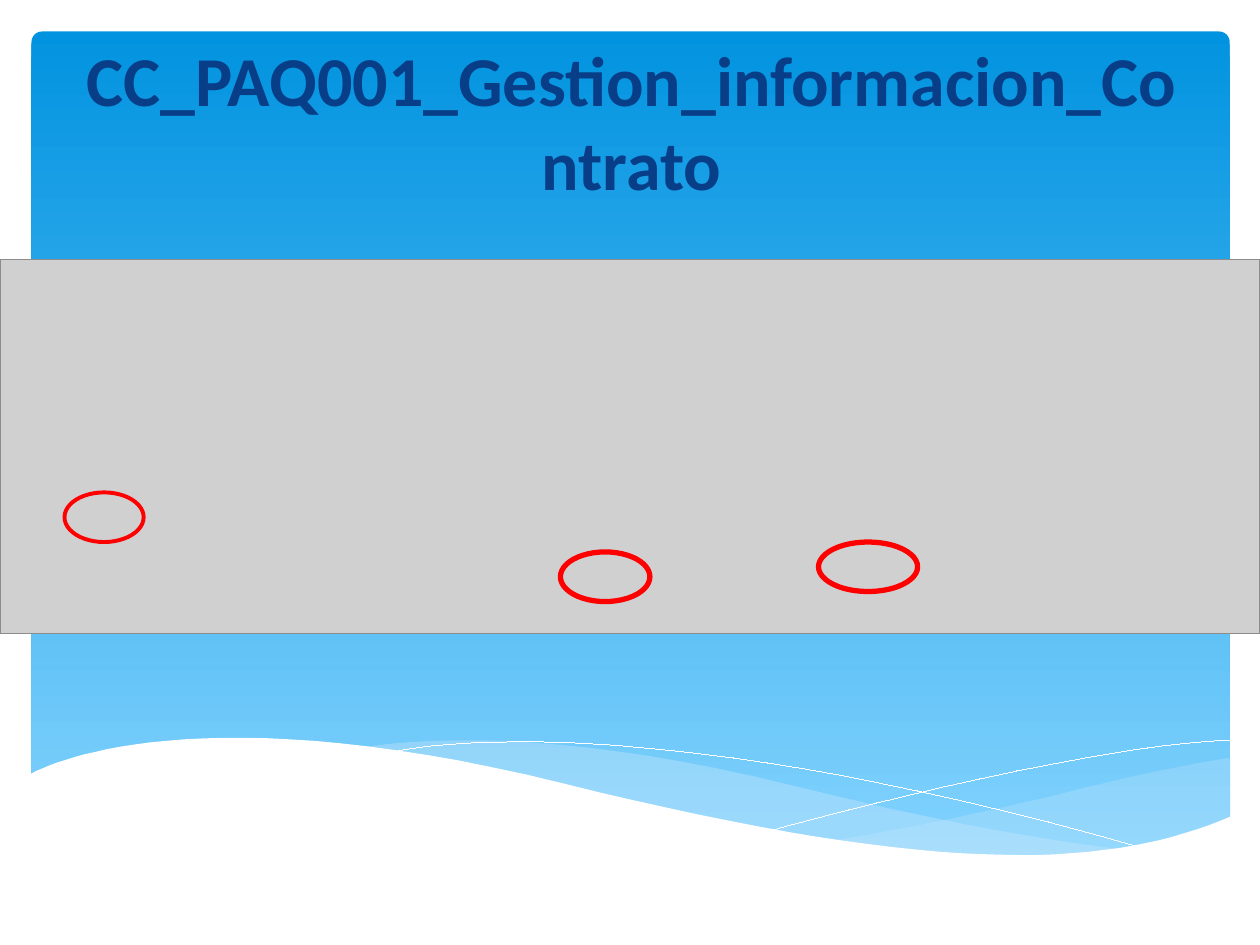
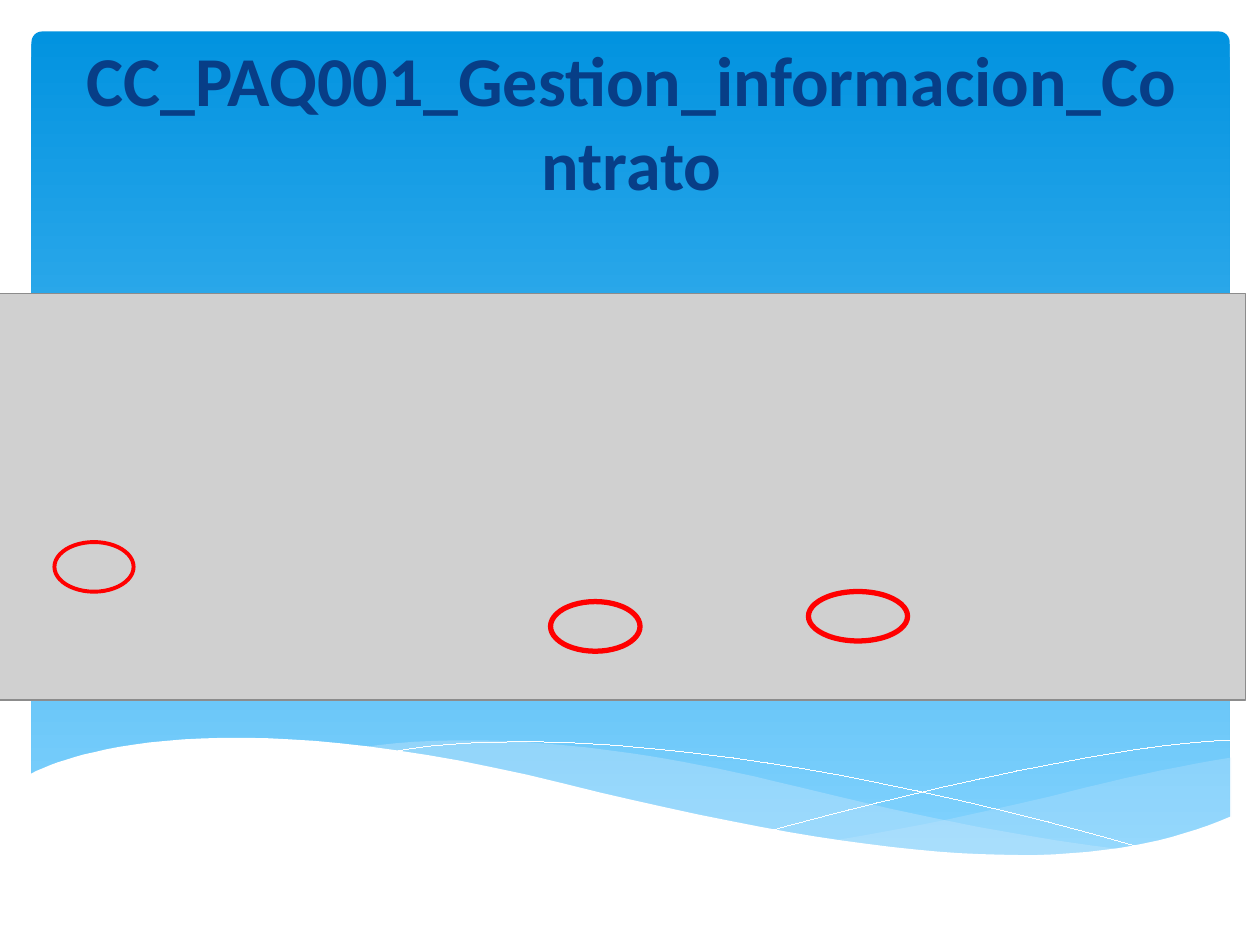
Before and after one commit to orlysemperfi/tp3-contratos-clientes, a slide deck: slide 3 of ITERACION 5/SUB ITERACION 2/PRESENTACION02/PPT TP3 PRES03.pptx. Drawn at 1260x945 pixels with LibreOffice and Linux fonts; fonts in the diff are those of the drawing; grey boxes stand for pictures. Boxes give left, top, right and bottom in pixels: in the first picture for what was removed or moved away, otherwise in the second. Text is boxed around its words. In the diff, an @@ line names an element or a change of style, - is before the commit and + after.

```diff
--- a/ITERACION 5/SUB ITERACION 2/PRESENTACION02/PPT TP3 PRES03.pptx
+++ b/ITERACION 5/SUB ITERACION 2/PRESENTACION02/PPT TP3 PRES03.pptx
@@ picture: place and size @@
-picture at [0, 260, 1260, 634]
+picture at [0, 294, 1245, 701]
@@ 3 ellipses: place and size @@
-3 ellipses at [64, 493, 919, 601]
+3 ellipses at [54, 542, 908, 650]
```
Also in this commit, not shown: 5 other slides changed, 9 slides added, 2 slides removed.
